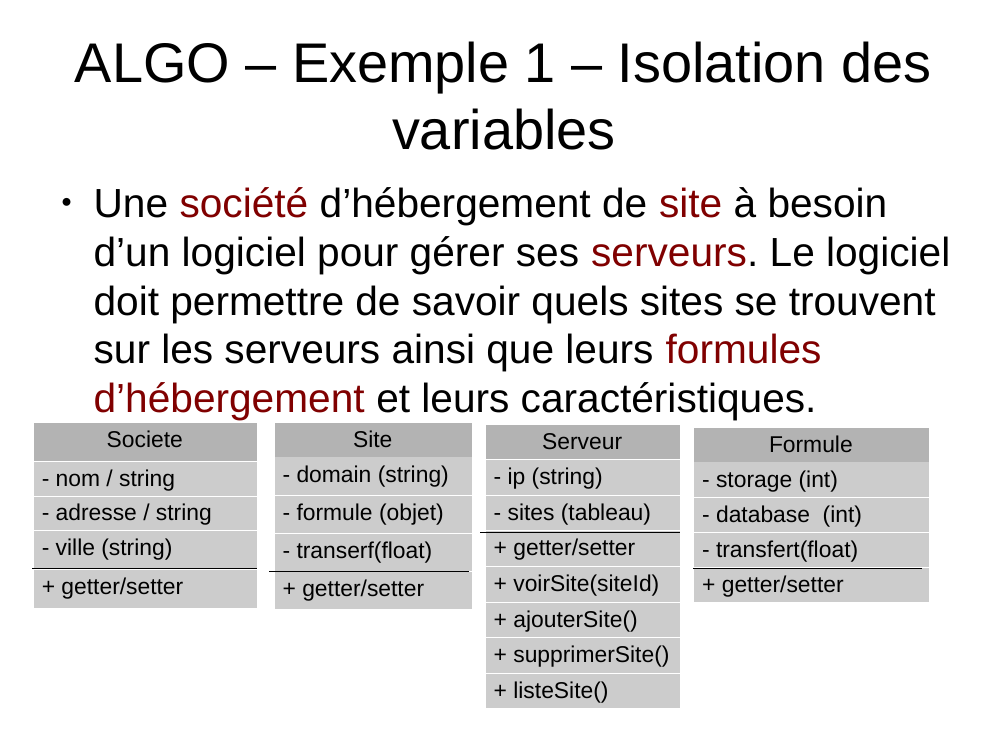
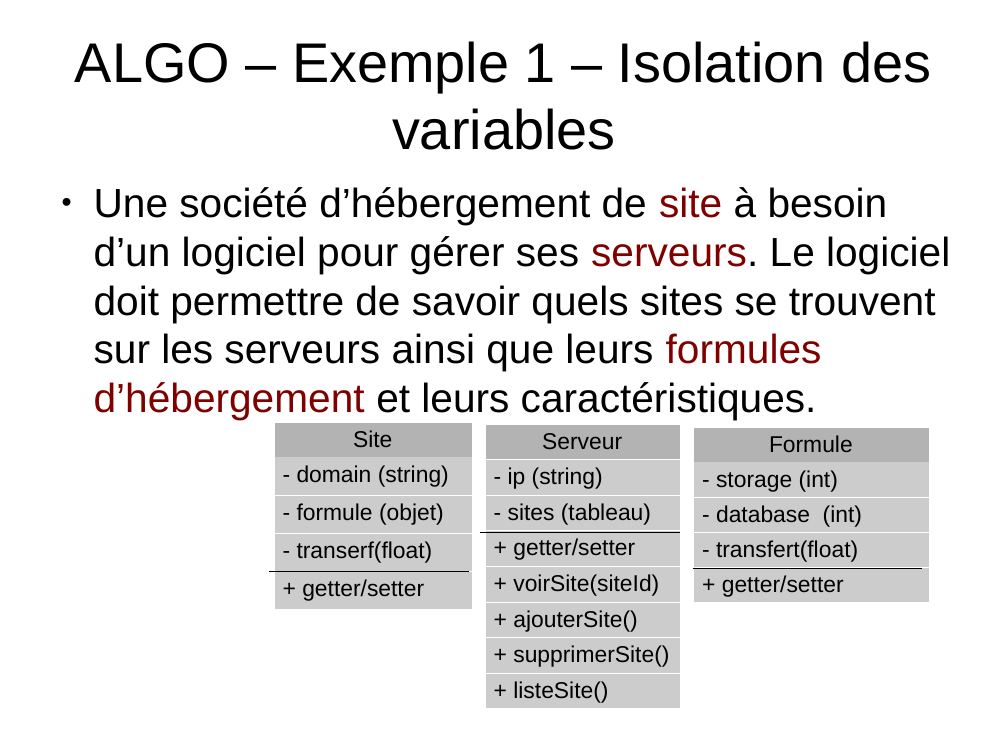
Before and after one commit to NicoM88/formation, a slide deck: slide 5 of ALGO/formation.odp. Drawn at 1008x756 pixels with LibreOffice and Linux fonts; fonts in the diff are those of the drawing. Boxes give left, top, right and bottom in pixels: in the first picture for what was removed or moved away, otherwise in the second. Text is boxed around its words. In the diff, an @@ line names an element or a change of style, - is before the commit and + after.

Commit message:
MAJ des slides

```diff
--- a/ALGO/formation.odp
+++ b/ALGO/formation.odp
@@ text "Une société d’hébergement de site ..." at (x1=94, y1=187, x2=950, y2=420): text colour #800000 to #000000 in "société" @@
@@ table removed at (x1=33, y1=423, x2=257, y2=608), 5 rows, 1 columns @@
-Societe
-- nom / string
-- adresse / string
-- ville (string)
-+ getter/setter
@@ line removed from (33, 569) to (257, 569) @@
```
Also in this commit, not shown: 1 other slide changed, 6 other files.
